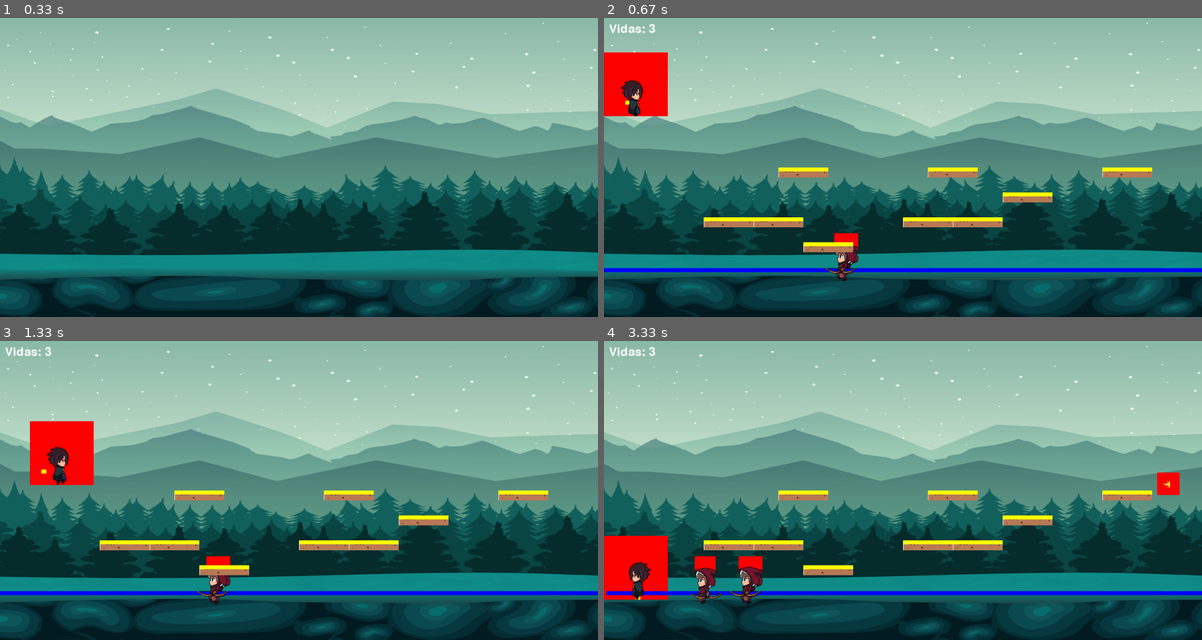
Above: before the commit, frames 1-4 (two rows, left to right).
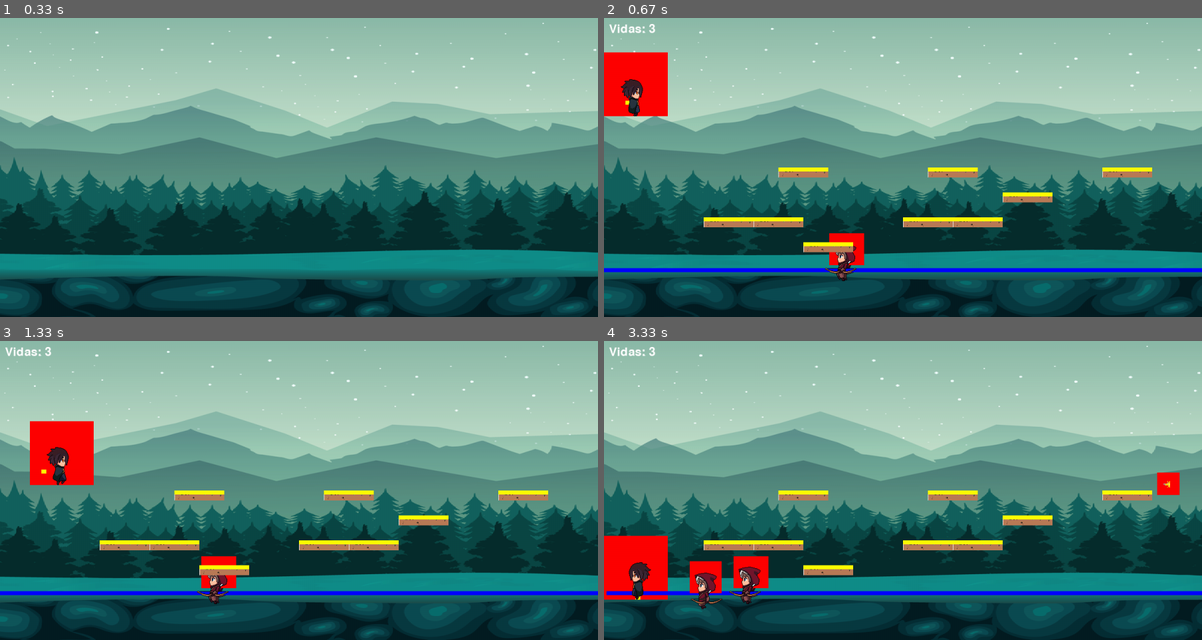
Above: after the commit, the same moments.

Repository: MatiasMartina/MartinaMatias-Pygame-Tp-Final
Game: pygame game, started from main.py
Same seed, same stepped clock (60 frames per second), same inputs: the game is played once before the commit and once after it.
Inputs:
- Up to frame 1 (0.33 s): no input
- Up to frame 2 (0.67 s): tap Space at 0.33 s
- Up to frame 3 (1.33 s): hold Right 0.67-1.13 s; tap Space at 0.73, 1.23 s; hold Up from 1.17 s (still down)
- Up to frame 4 (3.33 s): release Up at 1.57 s; hold Right 1.6-2.07 s; tap Space at 1.67, 2.17, 2.73, 3.22 s; hold Left 2.1-2.63 s; hold Left 2.67-3.12 s; hold Up from 3.15 s (still down)

Frame 1 is identical in both runs. In frame 2, 0.4% of the frame differs, in the area x 2-44%, y 20-83%; in frame 3, 0.2%; in frame 4, 0.9%, in the area x 14-28%, y 72-90%.

Commit message:
disparo resuelto, desaparece bala y enemigo

Diff:
--- a/bullet.py
+++ b/bullet.py
@@ -1,5 +1,3 @@
-# bullet.py
-
 import pygame as pg
 from models.constantes import DEBUG
 from models.auxiliar import SurfaceManager as sf
@@ -23,7 +21,7 @@
         self.frame_rate_ms = frame_rate_ms
         self.move_rate_ms = move_rate_ms
         self.__explosive_animation = sf.get_surface_from_sprisheet("assets\img\player\explosion\\xxplosive.png", 5, 2)
-        self.is_active = True
+        self._is_active = True
         self.move_x = speed
         self.move_y = 0
         self.explosion_played = False
@@ -33,31 +31,48 @@
         if self.tiempo_transcurrido_move >= self.move_rate_ms:
             self.tiempo_transcurrido_move = 0
 
-            if self.is_active:
+            if self._is_active:
                 self.rect.x += self.move_x
                 self.rect.y += self.move_y
-                self.check_impact(plataform_list, enemy_list, player)
+                # self.check_impact(plataform_list, enemy_list, player)
             else:
+
                 if not self.explosion_played:
                     if self.__initial_frame < len(self.__explosive_animation) - 1:
                         self.__initial_frame += 1
-                        self.__actual_animation = self.__explosive_animation[self.__initial_frame]
-                        self.rect.y -= self.move_y
+                        self.__actual_animation = self.image
+                        self.rect.y = self.move_y
+                        self.rect.x = self.move_x
                     else:
                         self.explosion_played = True
+                        # No eliminar la instancia aquí
 
-    def check_impact(self, plataform_list, enemy_list, player):
-        for aux_enemy in enemy_list:
-            if self.is_active and self.owner != aux_enemy and self.rect.colliderect(aux_enemy._rect):
-                print("IMPACTO ENEMYYYYYYYYYYYYYYYYYYYYYYYYYYYYYYYYYYYYYYYYYYYYYYYYYYYYYYYYYYYYYYYYYYYYYYYYYYYYYYYYYYYYYYYYYYYYYYYYYYYYYYYY")
-                self.is_active = False
-                break
+            print(f"is active?{self._is_active}")
 
-    def draw(self, screen):
-        if self.is_active:
+    # def check_impact(self, plataform_list, enemy_list, player):
+    #     for aux_enemy in enemy_list:
+    #         if self._is_active and self.owner != aux_enemy and self.rect.colliderect(aux_enemy.rect):
+    #             print("IMPACTO ENEMYYYYYYYYYYYYYYYYYYYYYYYYYYYYYYYYYYYYYYYYYYYYYYYYYYYYYYYYYYYYYYYYYYYYYYYYYYYYYYYYYYYYYYYYYYYYYYYYYYYYYYYY")
+    #             self.kill()
+    # def check_impact(self, plataform_list, enemy_list, player):
+    #     for aux_enemy in enemy_list:
+    #         if self._is_active and self.owner != aux_enemy and self.rect.colliderect(aux_enemy.rect):
+    #             print("IMPACTO ENEMYYYYYYYYYYYYYYYYYYYYYYYYYYYYYYYYYYYYYYYYYYYYYYYYYYYYYYYYYYYYYYYYYYYYYYYYYYYYYYYYYYYYYYYYYYYYYYYYYYYYYYYY")
+    #             self._is_active = False
+    #             self.kill()
+
+
+
+    def draw(self, screen, bullet_list):
+        if self._is_active:
             if DEBUG:
                 pg.draw.rect(screen, color=(255, 0, 0), rect=self.rect)
             screen.blit(self.__actual_animation, self.rect)
-        elif not self.explosion_played:
-            pg.draw.rect(screen, color=(255, 0, 0), rect=self.rect)
-            screen.blit(self.__explosive_animation[self.__initial_frame], self.rect)
+        else:
+            self.kill()
+
+        #     pg.draw.rect(screen, color=(255, 0, 0), rect=self.rect)
+        #     screen.blit(self.__actual_animation, self.rect)#[self.__initial_frame], self.rect)
+
+            for bullet in bullet_list:
+                bullet_list.remove(bullet)
--- a/enemigo.py
+++ b/enemigo.py
@@ -1,20 +1,21 @@
-from models.player.main_player import *
+import pygame as pg
 from models.constantes import *
-from models.auxiliar import  SurfaceManager as sf
+from models.auxiliar import SurfaceManager as sf
 from random import randint
-class Enemy():
 
-    def __init__(self,x,y,speed_walk,gravity,jump_power,frame_rate_ms,move_rate_ms,jump_height,p_scale=1,interval_time_jump=100) -> None:
-        self.__walk_r = sf.get_surface_from_sprisheet("assets\img\enemies\Walk\Walk.png",8,1)
-        self.__walk_l = sf.get_surface_from_sprisheet("assets\img\enemies\Walk\Walk.png", 8, 1,flip=True)
-        self.__stay_r = sf.get_surface_from_sprisheet("assets\img\enemies\Stay\Idle.png",6,1)
-        self.__stay_l = sf.get_surface_from_sprisheet("assets\img\enemies\Stay\Idle.png",6,1,flip=True)
-        self.__atack_r = sf.get_surface_from_sprisheet("assets\img\enemies\Atack\Shot_1.png",8,1)
-        self.__atack_l = sf.get_surface_from_sprisheet("assets\img\enemies\Atack\Shot_1.png",14,1,flip=True)
-        self.__dead_r = sf.get_surface_from_sprisheet("assets\img\enemies\Dead\Dead.png",3,1)
-        self.__dead_l  = sf.get_surface_from_sprisheet("assets\img\enemies\Dead\Dead.png",3,1,flip=True)
+class Enemy(pg.sprite.Sprite):
+    def __init__(self, x, y, speed_walk, gravity, jump_power, frame_rate_ms, move_rate_ms, jump_height, p_scale=1,
+                 interval_time_jump=100) -> None:
+        super().__init__()
 
-
+        self.__walk_r = sf.get_surface_from_sprisheet("assets\img\enemies\Walk\Walk.png", 8, 1)
+        self.__walk_l = sf.get_surface_from_sprisheet("assets\img\enemies\Walk\Walk.png", 8, 1, flip=True)
+        self.__stay_r = sf.get_surface_from_sprisheet("assets\img\enemies\Stay\Idle.png", 6, 1)
+        self.__stay_l = sf.get_surface_from_sprisheet("assets\img\enemies\Stay\Idle.png", 6, 1, flip=True)
+        self.__atack_r = sf.get_surface_from_sprisheet("assets\img\enemies\Atack\Shot_1.png", 8, 1)
+        self.__atack_l = sf.get_surface_from_sprisheet("assets\img\enemies\Atack\Shot_1.png", 14, 1, flip=True)
+        self.__dead_r = sf.get_surface_from_sprisheet("assets\img\enemies\Dead\Dead.png", 3, 1)
+        self.__dead_l = sf.get_surface_from_sprisheet("assets\img\enemies\Dead\Dead.png", 3, 1, flip=True)
 
         self.__count = 0
         self.__initial_frame = 0
@@ -22,20 +23,21 @@
         self.__score = 0
         self.__move_x = 0
         self.__move_y = 0
-        self.__speed_walk =  speed_walk
+        self.__speed_walk = speed_walk
 
         self.__gravity = gravity
         self.__jump_power = jump_power
         self.__animation = self.__stay_r
         self.direction = 1
         self.__image = self.__animation[self.__initial_frame]
-        self._rect = self.__image.get_rect()
-        self._rect.x = x
-        self._rect.y = y
-        self._collition_rect = pg.Rect(x + self._rect.width / 3, y + self._rect.height / 4, self._rect.width / 3, self._rect.height / 4)
+        self.rect = self.__image.get_rect()
+        self.rect.x = x
+        self.rect.y = y
+        self._collition_rect = pg.Rect(x + self.rect.width / 4, y + self.rect.height / 4,
+                                self.rect.width / 2, self.rect.height / 2)
         self.__ground_collition_rect = pg.Rect(self._collition_rect)
         self.__ground_collition_rect.height = GROUND_COLLIDE_H
-        self.__ground_collition_rect.y = y + self._rect.height - GROUND_COLLIDE_H
+        self.__ground_collition_rect.y = y + self.rect.height - GROUND_COLLIDE_H
 
         self.__dead_timer = 0
         self.__dead_duration = 1000
@@ -45,7 +47,6 @@
         self.__is_shoot = False
         self.__is_dead = False
         self.__is_active = True
-
 
         self.__is_looking_right = True
         self.__shoot_contact = False
@@ -58,24 +59,27 @@
         self.__jump_height = jump_height
 
         self.__tiempo_transcurrido = 0
-        self.__tiempo_last_jump = 0 # en base al tiempo transcurrido general
+        self.__tiempo_last_jump = 0  # en base al tiempo transcurrido general
         self.__interval_time_jump = interval_time_jump
 
-    def change_x(self,delta_x):
-        self._rect.x += delta_x
+    def change_x(self, delta_x):
+        self.rect.x += delta_x
         self._collition_rect.x += delta_x
         self.__ground_collition_rect.x += delta_x
 
-    def change_y(self,delta_y):
-        self._rect.y += delta_y
+    def change_y(self, delta_y):
+        self.rect.y += delta_y
         self._collition_rect.y += delta_y
         self.__ground_collition_rect.y += delta_y
 
     def handle_enemy_hit(self):
+        print("Enemy Hit!")
         self.__is_dead = True
         self.__animation = self.__dead_r if self.__is_looking_right else self.__dead_l
         self.__dead_timer = 0
         self.__initial_frame = 0
+        self.__is_active = False
+        self.kill()
 
     def handle_enemy_movement(self):
         self.__is_fall = False
@@ -89,7 +93,7 @@
         elif 50 < self.__count <= 100:
             self.__move_x = self.__speed_walk
             self.__animation = self.__walk_r
-            self.__is_looking_right =  True
+            self.__is_looking_right = True
             self.__count += 1
         else:
             self.__count = 0
@@ -106,98 +110,83 @@
                     self.change_y(self.__gravity)
 
             if self.detect_shoot_contact(bullet_list):
-                    self.handle_enemy_hit()
+                print("Enemy hit by bullet!")
+                self.handle_enemy_hit()
             else:
-                    self.handle_enemy_movement()
+                self.handle_enemy_movement()
 
-
-    def is_on_plataform(self,plataform_list):
+    def is_on_plataform(self, plataform_list):
         retorno = False
 
-        if(self.__ground_collition_rect.bottom >= GROUND_LEVEL):
+        if self.__ground_collition_rect.bottom >= GROUND_LEVEL:
             retorno = True
         else:
-            for plataforma in  plataform_list:
-                if(self.__ground_collition_rect.colliderect(plataforma.__ground_collition_rect)):
+            for plataforma in plataform_list:
+                if self.__ground_collition_rect.colliderect(plataforma.__ground_collition_rect):
                     retorno = True
                     break
         return retorno
 
+    def detect_shoot_contact(self, bullet_list):
 
-
-
-    def detect_shoot_contact(self, bullet_list):
-        self.__shoot_contact = False
         for bullet in bullet_list:
-            if self._rect.colliderect(bullet.rect):
+            print(f"Enemy Rect: {self.rect}")
+            print(f"Bullet Rect: {bullet.rect}")
+            if self.rect.colliderect(bullet.rect):
+                bullet.kill()
+                bullet_list.remove(bullet)
                 self.__shoot_contact = True
+                print("Bullet hit the enemy!")
                 break
+            else:
+                self.__shoot_contact = False
         return self.__shoot_contact
 
-
-    def do_animation(self,delta_ms):
+    def do_animation(self, delta_ms):
         self.__tiempo_transcurrido_animation += delta_ms
-        if(self.__tiempo_transcurrido_animation >= self.__frame_rate_ms):
+        if self.__tiempo_transcurrido_animation >= self.__frame_rate_ms:
             self.__tiempo_transcurrido_animation = 0
 
-            if(self.__initial_frame < len(self.__animation) - 1):
+            if self.__initial_frame < len(self.__animation) - 1:
                 self.__initial_frame += 1
-                #print(self.__initial_frame)
             else:
                 self.__initial_frame = 0
         print(f"Animacion: {self.__initial_frame} de {len(self.__animation)} ")
 
     def enemies_generator(self, all_enemies, delta_ms):
         self.__tiempo_transcurrido += delta_ms
-        print("AAAAAAAAAAAAAAAAAAAAAAAAAAAAAAAAAAAAAAAAAAAAAAAAAAAAAAAAAAAAAAAAAAAAAAAAAAAAAAAAAAAAAAAAAAAAAAAAAAAAAA")
+        print("Enemy Generator!")
 
+        # Crear un nuevo enemigo en una posición aleatoria en el eje x
+        new_enemy_x = randint(0 + self.__move_x, ANCHO_VENTANA - self.__move_x)
+        new_enemy_y = 410
+        new_enemy = Enemy(new_enemy_x, new_enemy_y, self.__speed_walk, self.__gravity, self.__jump_power,
+                          self.__frame_rate_ms, self.__move_rate_ms, self.__jump_height)
+        all_enemies.append(new_enemy)
+        print("New enemy created!")
 
-        print("BBBBBBBBBBBBBBBBBBBBBBBBBBBBBBBBBBBBBBBBBBBBBBBBBBBBBBBBBBBBBBBBBBBBBBBBBBBBBBBBBBBBBBBBBBBBBBBBBBBB")
-        # Crear un nuevo enemigo en una posición aleatoria en el eje x
-        new_enemy_x = randint(0+self.__move_x, ANCHO_VENTANA-self.__move_x)  # Ajusta SCREEN_WIDTH según el ancho de tu pantalla
-        new_enemy_y = 400 # Ajusta según tu configuración de suelo
-        new_enemy = Enemy(new_enemy_x, new_enemy_y, self.__speed_walk, self.__gravity, self.__jump_power,
-            self.__frame_rate_ms, self.__move_rate_ms, self.__jump_height)
-        all_enemies.append(new_enemy)
-        print("EEEEEEEEEEEEEEEEEEEEEEEEEENEEEEEEEEEMIGOOOOOOOOOOOOOOOOOOOOOOOOOOOOOOOOOOOOOOOOOOOOOOOOOOOOOOOOOOOOOOOOO CREEEEEEEEEEEEEEEAAAAAAAADOOOOOOOOOOOOOO")
-
-
-
-
-
-
-
-
-
-
-
-
-
-
-
-
-    def update(self,delta_ms,plataform_list, bullet_list):
-        if not self.__is_dead:
+    def update(self, delta_ms, plataform_list, bullet_list):
+        if not self.__is_dead and self.__is_active:
             self.do_movement(delta_ms, plataform_list, bullet_list)
             self.do_animation(delta_ms)
-
+            print(f"is dead? : {self.__is_dead}")
+            print(f"is active? : {self.__is_active}")
         else:
             self.__dead_timer += delta_ms
             if self.__dead_timer >= self.__dead_duration:
-                # Si la animación de muerte ha terminado, desactivar el enemigo
                 self.__is_active = False
-                # También puedes eliminarlo de la lista de enemigos si lo deseas
 
+    def draw(self, screen, enemies_list):
+        if DEBUG and self.__is_active:
+            pg.draw.rect(screen, color=(255, 0, 0), rect=self._collition_rect)
 
-    def draw(self,screen):
+        if not self.__is_dead:
+            self.__image = self.__animation[self.__initial_frame]
+            screen.blit(self.__image, self.rect)
+            print("")
+        else:
+            self.kill()
 
-        if DEBUG and self.__is_active:
-            pg.draw.rect(screen,color=(255,0 ,0),rect=self._collition_rect)
-            # pg.draw.rect(screen,color=(255,255,0),rect=self.__ground_collition_rect)
-
-        if self.__is_active:
-            self.__image = self.__animation[self.__initial_frame]
-            screen.blit(self.__image, self._rect)
 
     def receive_shoot(self):
         self.__lives -= 1
--- a/main.py
+++ b/main.py
@@ -72,21 +72,22 @@
 
 
     enemigo.update(delta_ms,lista_plataformas, lista_balas)
-    enemigo.draw(screen)
+    enemigo.draw(screen, lista_balas)
 
     main_player.update(delta_ms, lista_plataformas)
     main_player.draw(screen)
 
-    for enemy in lista_enemigos:
-        main_player.handle_enemy_collision(enemy)
-
-        enemy.update(delta_ms, lista_plataformas, lista_balas)
-        enemy.draw(screen)
 
     for bullet in lista_balas:
         bullet.update(delta_ms, lista_plataformas, lista_enemigos, main_player)
-        bullet.draw(screen)
+        bullet.draw(screen, lista_balas)
 
+    for enemy in lista_enemigos:
+        if enemy in lista_enemigos:
+            main_player.handle_enemy_collision(enemy)
+
+            enemy.update(delta_ms, lista_plataformas, lista_balas)
+            enemy.draw(screen, lista_balas)
     for plataforma in lista_plataformas:
         plataforma.draw(screen)
 
@@ -96,7 +97,7 @@
         enemigo.enemies_generator(lista_enemigos, 0)
 
     text = font.render(f'Vidas: {main_player.current_lifes}', True, (255, 255, 255))
-    screen.blit(text, (10, 10))  # Ajusta la posición según tus necesidades
+    screen.blit(text, (10, 10))
 
     pg.display.update()
 
--- a/models/player/main_player.py
+++ b/models/player/main_player.py
@@ -64,7 +64,7 @@
 
 
 
-        self.collition_rect = pg.Rect(self.__move_x+self.__rect.width/12,self.__move_y,self.__rect.width/12,self.__rect.height)
+        self.collition_rect = pg.Rect(self.__move_x+self.__rect.width/12,self.__move_y,self.__rect.width/12,self.__rect.height/2)
         self.ground_collition_rect = pg.Rect(self.collition_rect)
         self.ground_collition_rect.height = GROUND_COLLIDE_H
         self.ground_collition_rect.y = self.__move_y + self.__rect.height - GROUND_COLLIDE_H
@@ -74,7 +74,7 @@
 
         if actual_time - self.__reference_time > self.__time_between_updates:
             self.__reference_time = actual_time
-            # Tu código para ejecutar después de que haya pasado un segundo
+
             return False
         else:
 
@@ -302,11 +302,11 @@
             if not self.__on_ground and self.__is_shooting:
                 print("acá no entra mucho tiempo me pareceeeeeeeeeeeeeeeeeeeeeeee")
                 self.__actual_animation = self.__shot_r if self.__is_looking_right else self.__shot_l
-
+                self.__initial_frame = 0
 
             else:
                 self.__actual_animation = self.__jump_r if self.__is_looking_right else self.__jump_l
-
+                self.__initial_frame = 0
 
 
 
